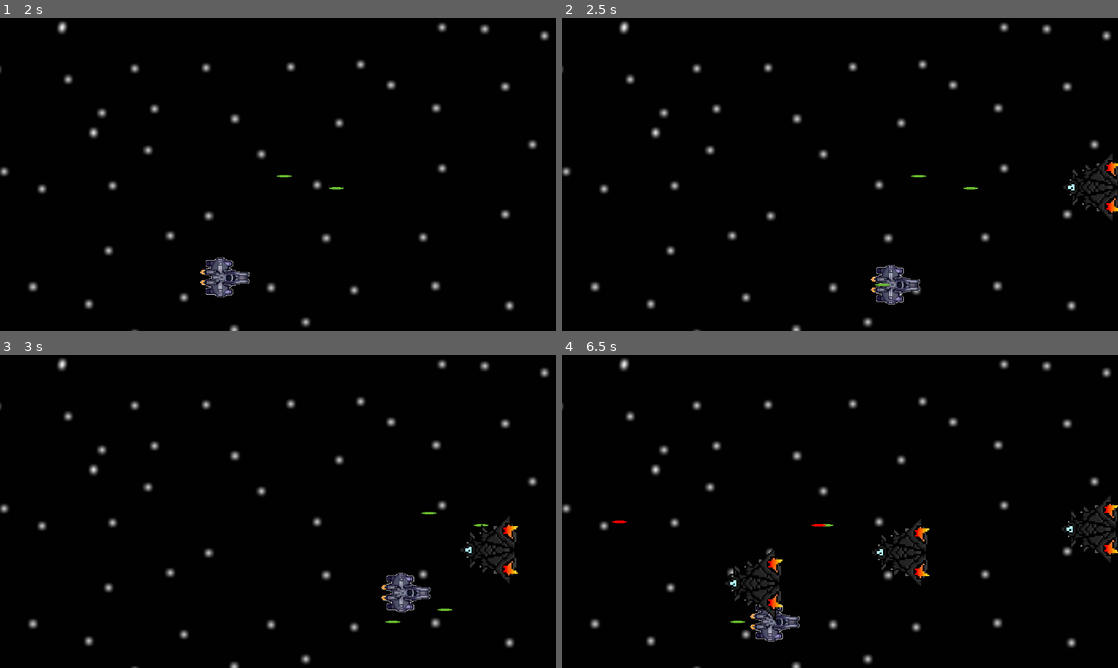
Above: before the commit, frames 1-4 (two rows, left to right).
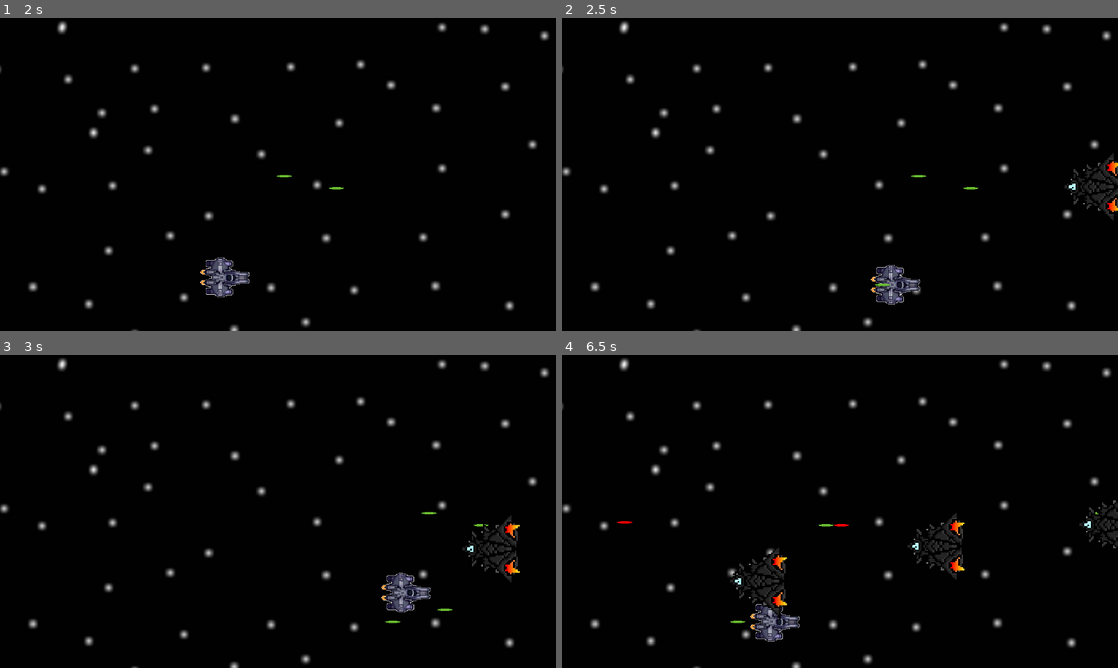
Above: after the commit, the same moments.

Repository: cofeek-codes/Space-Strike
Game: Godot game, scene res://scenes/main/game.tscn
Two runs of this game, one before a commit and one after it. Both use one fixed random seed, a clock stepped at 60 frames per second and the inputs below.
Inputs (mouse positions are in pixels of both pictures, inside the frame that each line leads up to):
- Up to frame 1 (2 s): tap Enter at 0.5 s; move the mouse to (400, 158) at 0.52 s; hold D (move_right) 0.53-1.28 s; click (400, 158) at 0.6 s; move the mouse to (166, 190) at 1.27 s; hold S (move_down) from 1.28 s (still down); click (166, 190) at 1.35 s
- Up to frame 2 (2.5 s): move the mouse to (895, 105) at 2.02 s; release S (move_down) at 2.03 s; hold D (move_right) from 2.03 s (still down); click (895, 105) at 2.1 s
- Up to frame 3 (3 s): move the mouse to (250, 574) at 2.77 s; release D (move_right) at 2.78 s; hold W (move_up) from 2.78 s (still down); click (250, 574) at 2.85 s
- Up to frame 4 (6.5 s): move the mouse to (1006, 558) at 3.52 s; release W (move_up) at 3.53 s; hold A (move_left) 3.53-5.03 s; click (1006, 558) at 3.6 s; move the mouse to (673, 464) at 4.27 s; click (673, 464) at 4.35 s; move the mouse to (867, 511) at 5.02 s; hold S (move_down) 5.03-5.78 s; click (867, 511) at 5.1 s; move the mouse to (756, 433) at 5.77 s; hold D (move_right) from 5.78 s (still down); click (756, 433) at 5.85 s

Frame 1 is identical in both runs. In frame 2, 0.4% of the frame differs, in the area x 90-100%, y 43-65%; in frame 3, 0.6%; in frame 4, 2.6%, in the area x 8-100%, y 44-86%.

Commit message:
random enemy speed

Diff:
--- a/scripts/enemies/basic_enemy.gd
+++ b/scripts/enemies/basic_enemy.gd
@@ -1,6 +1,6 @@
 extends Area2D
 
-const SPEED = 200.0
+var speed = randf_range(100.0, 200.0)
 
 @onready var player = get_node('../Player')
 
@@ -21,7 +21,7 @@
 
 # Called every frame. 'delta' is the elapsed time since the previous frame.
 func _physics_process(delta: float) -> void:
-	position = position.move_toward(player.position, SPEED * delta)
+	position = position.move_toward(player.position, speed * delta)
 
 
 
